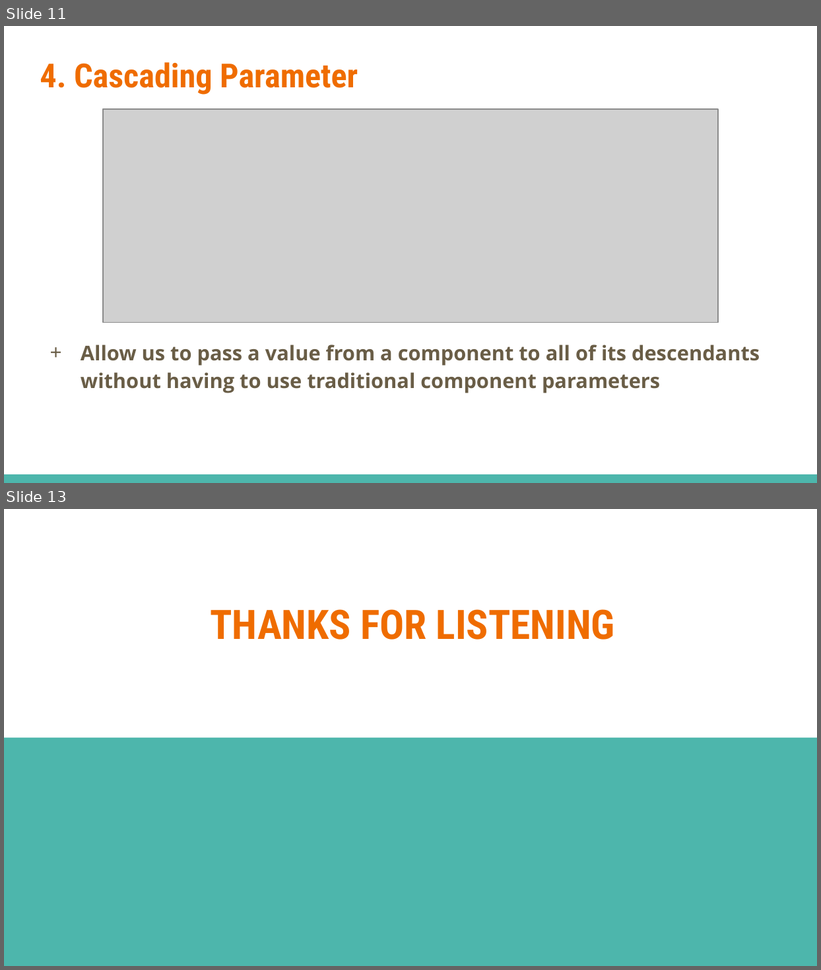
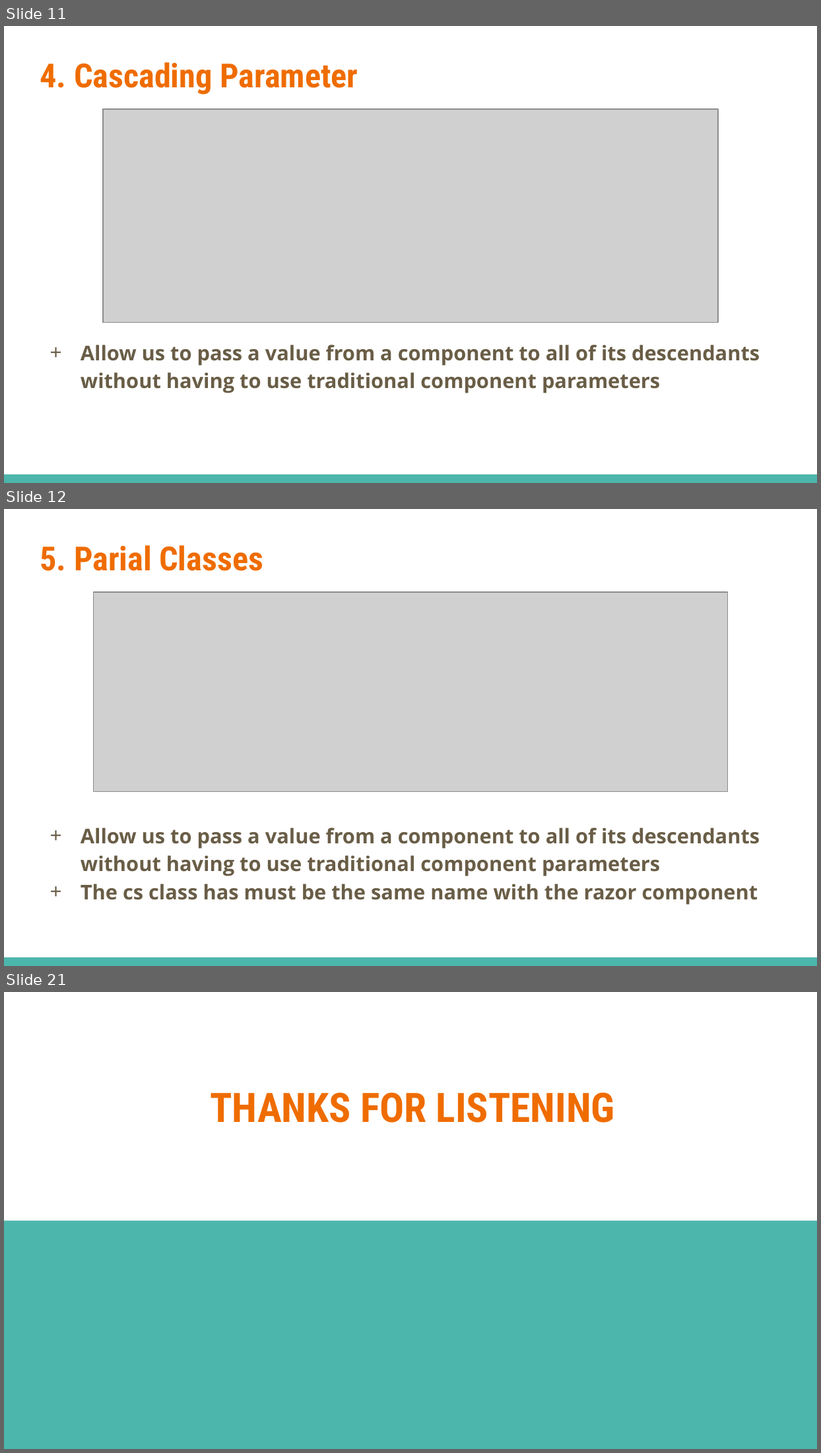
Before and after one commit to dinhhung09138/Learning-Example, a slide deck: BlazorComonent.pptx. Shown one above the other, each under a label of ours: slides 11 and 13 before the commit, slides 11, 12 and 21 after it; the slides between them are not shown. The pictures are 821x970 and 821x1453 pixels, drawn with LibreOffice and Linux fonts; fonts in the diff are those of the drawing; grey boxes stand for pictures. Boxes give left, top, right and bottom in pixels: in the first picture for what was removed or moved away, otherwise in the second. Text is boxed around its words. In the diff, an @@ line names an element or a change of style, - is before the commit and + after.

```diff
--- a/BlazorComonent.pptx
+++ b/BlazorComonent.pptx
@@ slide 12 added at box(4, 509, 817, 966), background #FFFFFF; not listed: 1 template element that a slide beside it also shows @@
@@ title added at box(40, 545, 263, 571), 29.4 pt, text #EF6C00, bold @@
+5. Parial Classes
@@ picture added at box(94, 592, 727, 792) @@
@@ text added at box(81, 828, 760, 905), 18 pt, text #695D46, bold @@
++ Allow us to pass a value from a component to all of its descendants without having to use traditional component parameters
++ The cs class has must be the same name with the razor component
@@ what was slide 13 is now slide 21 @@
```
Also in this commit, not shown: 1 slide changed, 8 other slides added, 1 slide removed, 8 other files.
